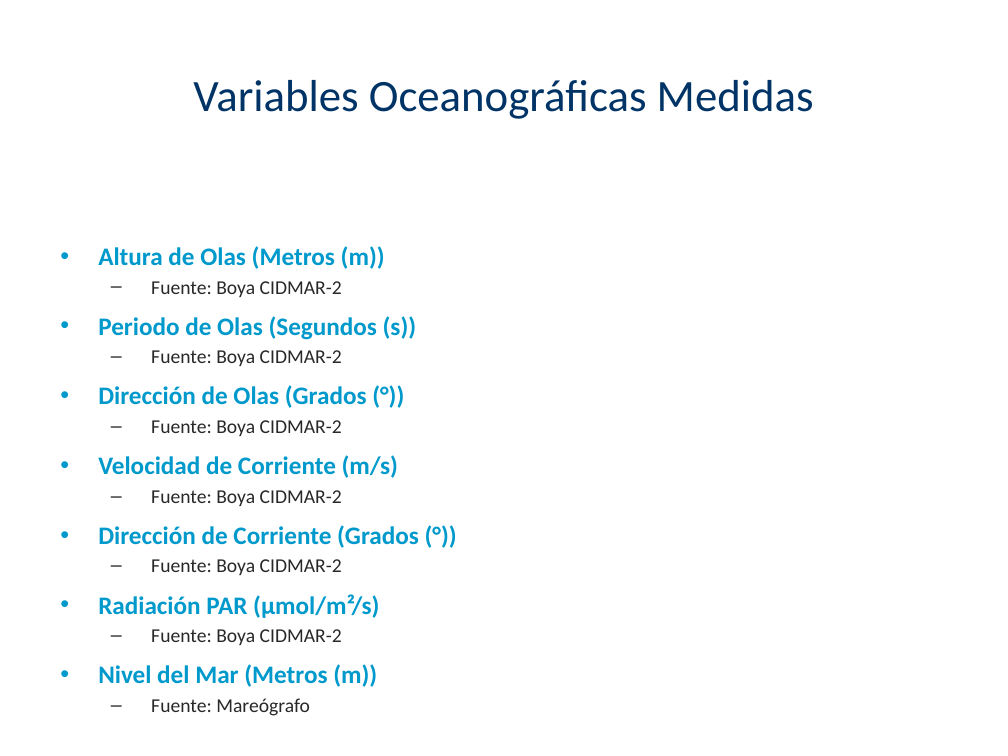
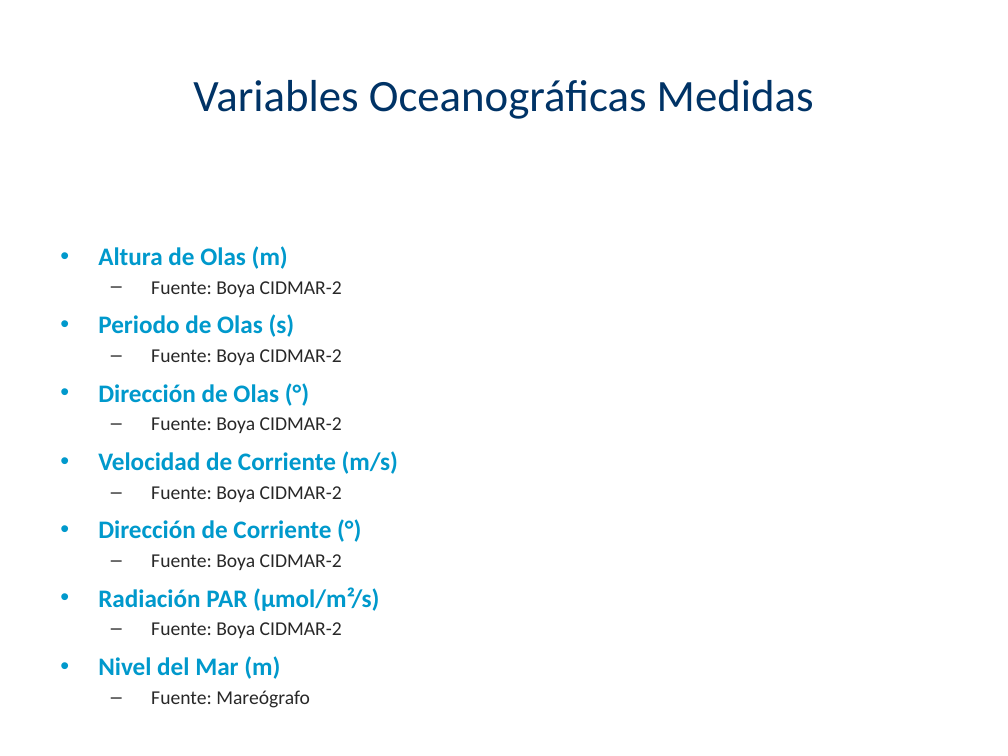
Before and after one commit to pablo27207/services, a slide deck: slide 7 of Presentacion_OOGSJ_XIIJNCM.pptx (slide 6 before the commit). Drawn at 1008x756 pixels with LibreOffice and Linux fonts; fonts in the diff are those of the drawing. Boxes give left, top, right and bottom in pixels: in the first picture for what was removed or moved away, otherwise in the second. Text is boxed around its words. In the diff, an @@ line names an element or a change of style, - is before the commit and + after.

```diff
--- a/Presentacion_OOGSJ_XIIJNCM.pptx
+++ b/Presentacion_OOGSJ_XIIJNCM.pptx
@@ text at bbox=[98, 246, 288, 269]: text changed @@
-• Altura de Olas (Metros (m))
+• Altura de Olas (m)
@@ text at bbox=[151, 281, 342, 638]: less space between paragraphs @@
@@ text at bbox=[98, 314, 295, 337]: text changed @@
-• Periodo de Olas (Segundos (s))
+• Periodo de Olas (s)
@@ text at bbox=[98, 384, 228, 403]: text changed @@
-• Dirección de Corriente (Grados (°))
+• Dirección de Corriente (°)
@@ text at bbox=[98, 520, 228, 539]: text changed @@
-• Dirección de Olas (Grados (°))
+• Dirección de Olas (°)
@@ text at bbox=[98, 656, 280, 679]: text changed @@
-• Nivel del Mar (Metros (m))
+• Nivel del Mar (m)
```
Also in this commit, not shown: 11 other slides changed, 3 slides added, 2 slides removed, 1 other file.
